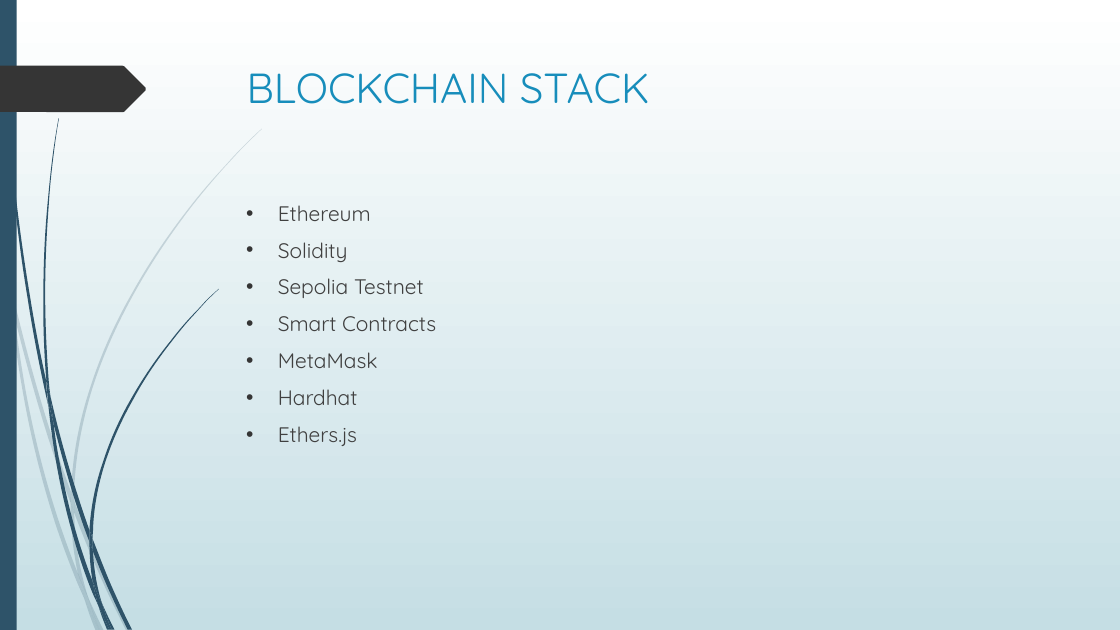
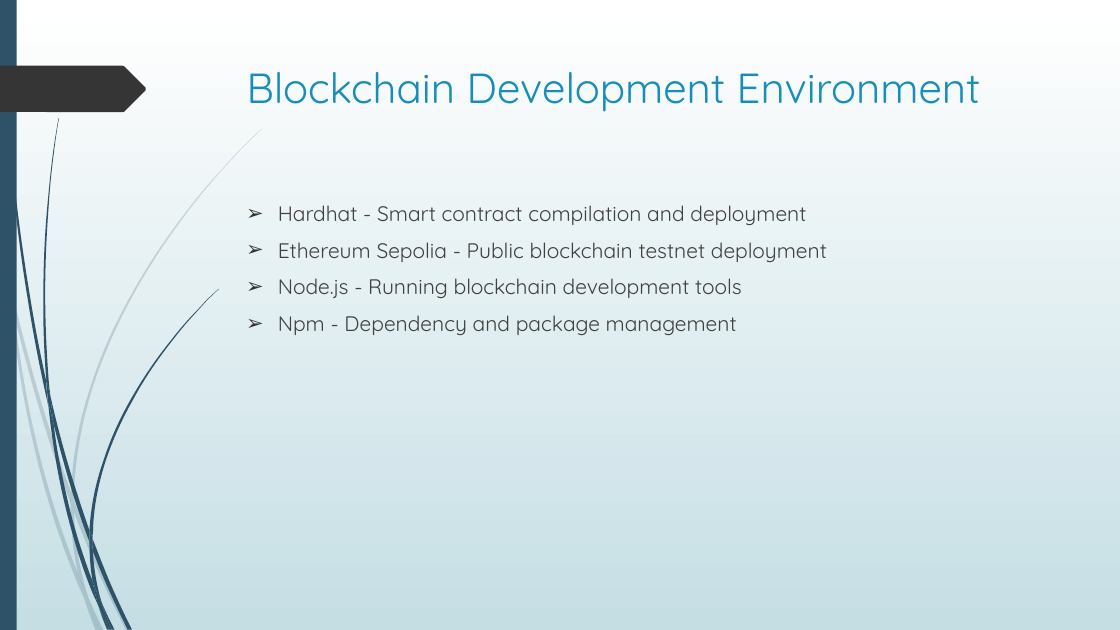
Before and after one commit to chigonglei/DAppSopolia, a slide deck: slide 12 of Presentation.pptx (slide 16 before the commit). Drawn at 1120x630 pixels with LibreOffice and Linux fonts; fonts in the diff are those of the drawing. Boxes give left, top, right and bottom in pixels: in the first picture for what was removed or moved away, otherwise in the second. Text is boxed around its words. In the diff, an @@ line names an element or a change of style, - is before the commit and + after.

```diff
--- a/Presentation.pptx
+++ b/Presentation.pptx
@@ title at box(247, 72, 981, 112): text changed @@
-BLOCKCHAIN STACK
+Blockchain Development Environment
@@ text at box(278, 205, 827, 335): text changed @@
-• Ethereum
-• Solidity
-• Sepolia Testnet
-• Smart Contracts
-• MetaMask
-• Hardhat
-• Ethers.js
+➢ Hardhat - Smart contract compilation and deployment
+➢ Ethereum Sepolia - Public blockchain testnet deployment
+➢ Node.js - Running blockchain development tools
+➢ Npm - Dependency and package management
```
Also in this commit, not shown: 11 other slides changed, 20 slides added, 7 slides removed, 5 other files.
